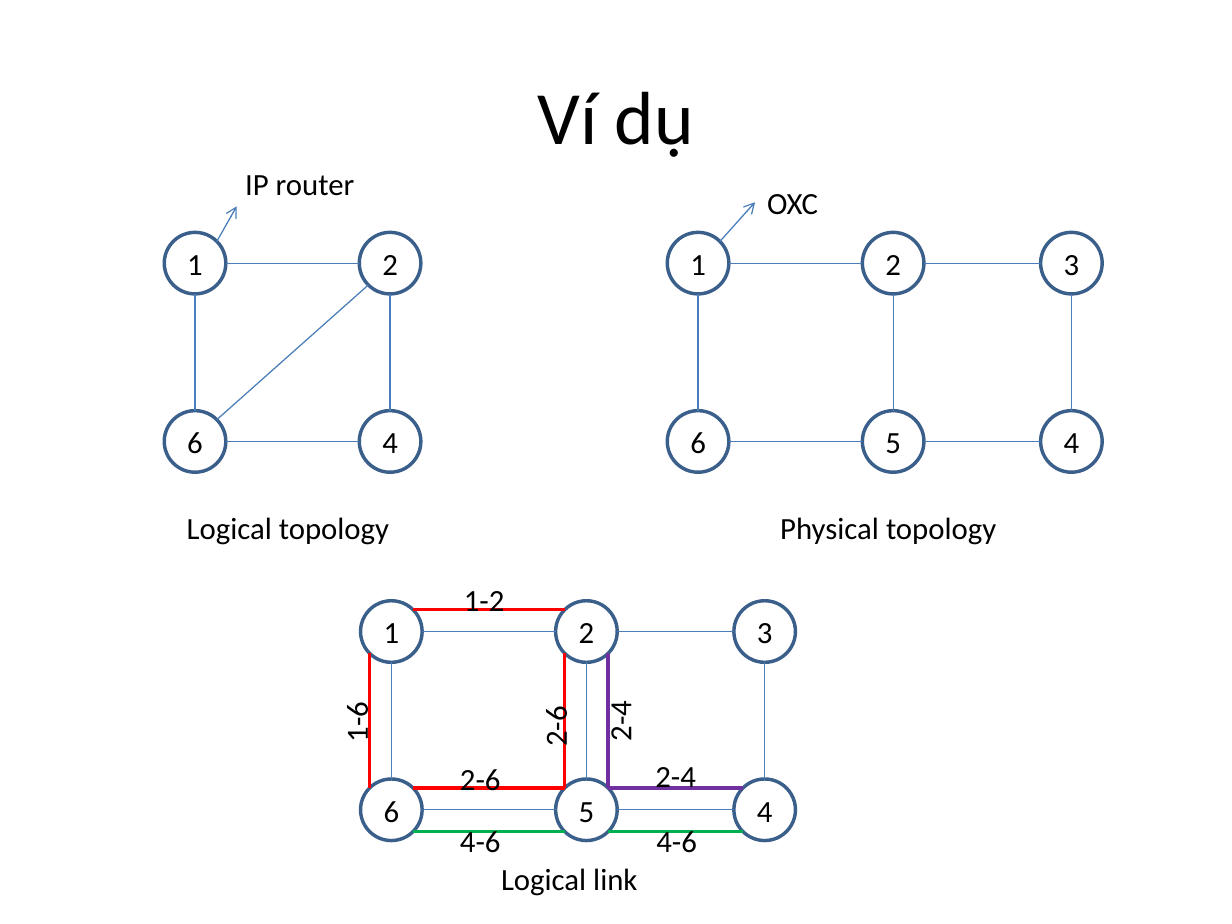
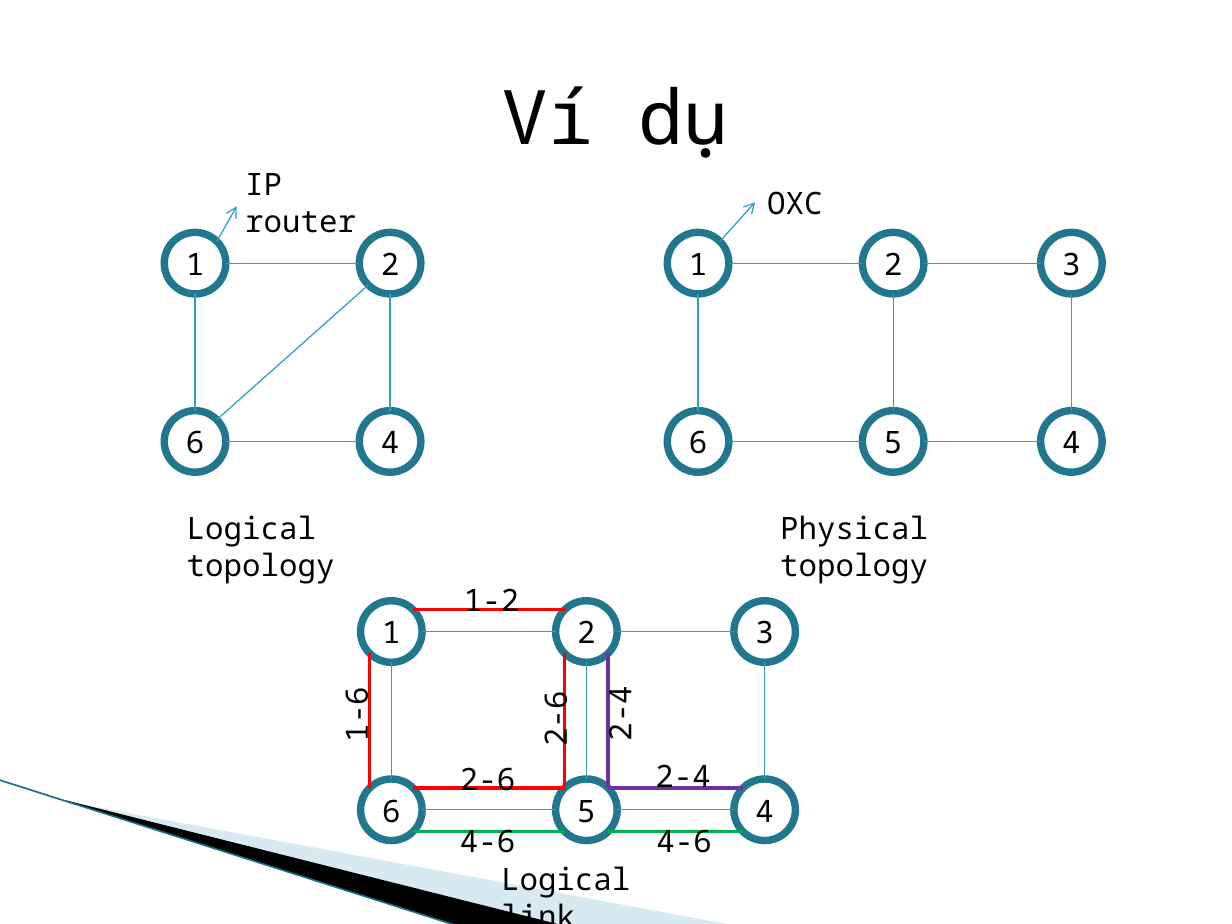
Before and after one commit to luongnv89/GAMSOND, a slide deck: slide 8 of Presents/HiepDH.Thiết kế mạng chịu lỗi.pptx. Drawn at 1232x924 pixels with LibreOffice and Linux fonts; fonts in the diff are those of the drawing; background and template pictures are left out. Boxes give left, top, right and bottom in pixels: in the first picture for what was removed or moved away, otherwise in the second. Text is boxed around its words. In the diff, an @@ line names an element or a change of style, - is before the commit and + after.

```diff
--- a/Presents/HiepDH.Thiết kế mạng chịu lỗi.pptx
+++ b/Presents/HiepDH.Thiết kế mạng chịu lỗi.pptx
@@ arrow (217, 241) - (237, 206): stroke #4B7EBC 0.75 pt to #2DA2BF 0.75 pt @@
@@ arrow (719, 241) - (755, 202): stroke #4B7EBC 0.75 pt to #2DA2BF 0.75 pt @@
@@ line (225, 264) - (360, 264): stroke #4B7EBC 0.75 pt to #2DA2BF 0.75 pt @@
@@ line (729, 264) - (862, 264): stroke #4B7EBC 0.75 pt to #2DA2BF 0.75 pt @@
@@ line (924, 264) - (1041, 264): stroke #4B7EBC 0.75 pt to #2DA2BF 0.75 pt @@
@@ line (195, 294) - (195, 410): stroke #4B7EBC 0.75 pt to #2DA2BF 0.75 pt @@
@@ line (368, 285) - (217, 420): stroke #4B7EBC 0.75 pt to #2DA2BF 0.75 pt @@
@@ line (391, 294) - (391, 410): stroke #4B7EBC 0.75 pt to #2DA2BF 0.75 pt @@
@@ line (699, 294) - (699, 410): stroke #4B7EBC 0.75 pt to #2DA2BF 0.75 pt @@
@@ line (893, 294) - (893, 410): stroke #4B7EBC 0.75 pt to #2DA2BF 0.75 pt @@
@@ line (1072, 294) - (1072, 410): stroke #4B7EBC 0.75 pt to #2DA2BF 0.75 pt @@
@@ line (225, 441) - (360, 441): stroke #4B7EBC 0.75 pt to #2DA2BF 0.75 pt @@
@@ line (729, 441) - (862, 441): stroke #4B7EBC 0.75 pt to #2DA2BF 0.75 pt @@
@@ line (924, 441) - (1041, 441): stroke #4B7EBC 0.75 pt to #2DA2BF 0.75 pt @@
@@ line (423, 632) - (556, 632): stroke #4B7EBC 0.75 pt to #2DA2BF 0.75 pt @@
@@ line (617, 632) - (734, 632): stroke #4B7EBC 0.75 pt to #2DA2BF 0.75 pt @@
@@ line (392, 663) - (392, 779): stroke #4B7EBC 0.75 pt to #2DA2BF 0.75 pt @@
@@ line (586, 663) - (586, 779): stroke #4B7EBC 0.75 pt to #2DA2BF 0.75 pt @@
@@ line (765, 663) - (765, 779): stroke #4B7EBC 0.75 pt to #2DA2BF 0.75 pt @@
@@ font Calibri to Noto Sans Mono in 14 elements at box(503, 86, 728, 158), box(780, 515, 928, 584), box(187, 515, 335, 584), box(501, 866, 630, 898), box(767, 191, 822, 215), box(245, 173, 356, 233), box(464, 588, 519, 611), box(460, 829, 515, 853), box(335, 692, 377, 741), box(534, 696, 576, 745), box(460, 767, 515, 791), box(656, 829, 711, 853), box(598, 691, 640, 740), box(655, 764, 710, 790) @@
@@ font Calibri to Noto Sans Mono; outline #3A5F8C 2 pt to #21788D 4.33 pt in 16 elements at box(668, 233, 729, 294), box(862, 233, 924, 294), box(1041, 233, 1103, 294), box(862, 410, 924, 472), box(668, 410, 729, 472), box(1041, 410, 1103, 472), box(164, 233, 225, 294), box(360, 233, 421, 294), box(360, 410, 421, 472), box(164, 410, 225, 472), box(361, 601, 423, 663), box(556, 601, 617, 663), box(734, 601, 796, 663), box(556, 779, 617, 840), box(361, 779, 423, 840), box(734, 779, 796, 840) @@
@@ line added from (0, 780) to (457, 924), #97C5D8 0.95 pt @@
@@ freeform shape added at box(65, 800, 563, 924), fill #000000 @@
@@ freeform shape added at box(68, 801, 733, 924), fill #A0CBDC at 40% opacity @@
@@ line (423, 809) - (556, 809): stroke #4B7EBC 0.75 pt to #2DA2BF 0.75 pt @@
@@ line (617, 809) - (734, 809): stroke #4B7EBC 0.75 pt to #2DA2BF 0.75 pt @@
```
Also in this commit, not shown: 14 other slides changed.
